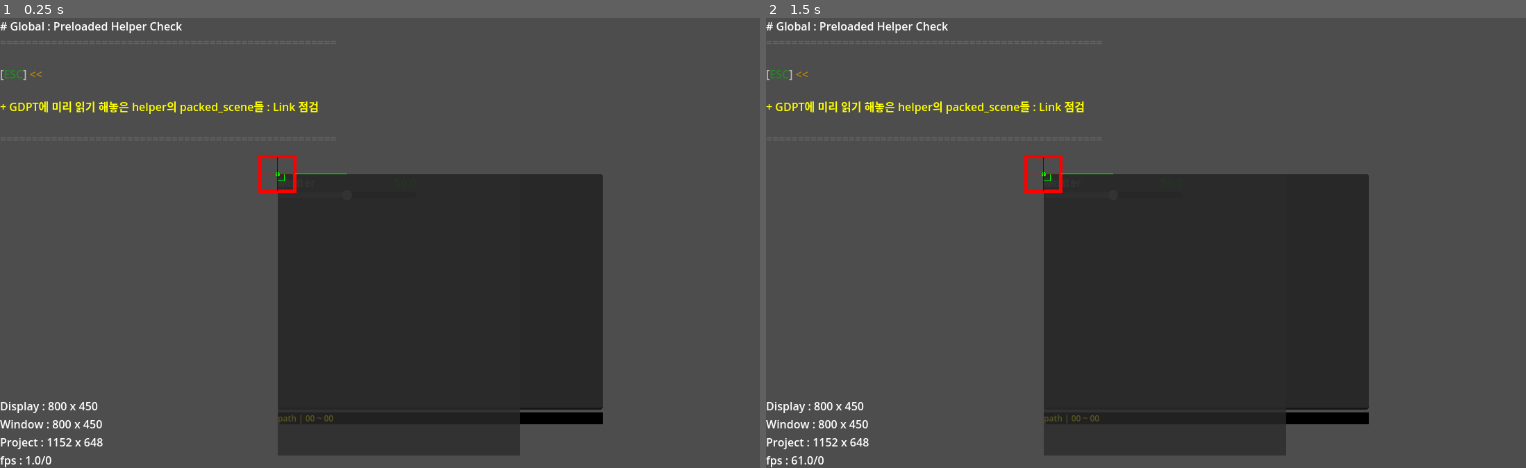
Above: before the commit, frames 1-2 (left to right).
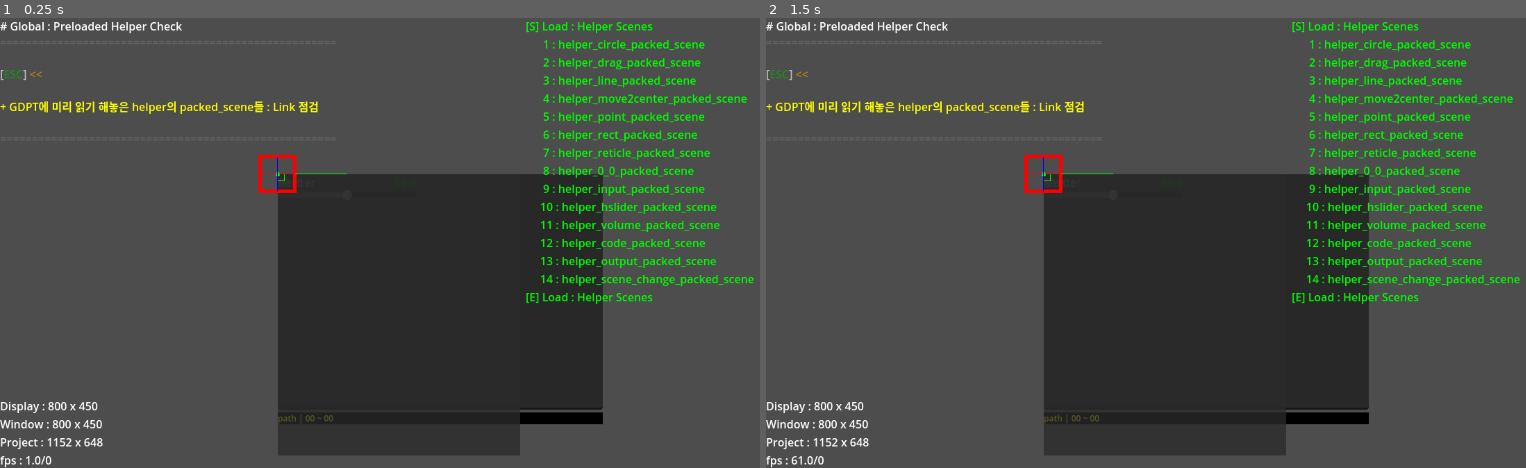
Above: after the commit, the same moments.

Repository: R2Road/godot_play_tool
Game: Godot game, scene res://test_gdpt/test_gdpt___global.tscn
Same seed, same stepped clock (60 frames per second), same inputs: the game is played once before the commit and once after it. This scene is started directly instead of the project's main scene.
Inputs (mouse positions are in pixels of both pictures, inside the frame that each line leads up to):
- Up to frame 1 (0.25 s): no input
- Up to frame 2 (1.5 s): tap Enter at 0.5 s; move the mouse to (1343, 220) at 0.52 s; hold D 0.53-1.25 s; tap 1 at 0.6 s; click (1343, 220) at 0.67 s; tap Space at 0.77 s; tap 2 at 0.8 s; drag from (1009, 265) to (1123, 333) at 1.27 s

The runs differ from the first frame. In frame 1, 3.3% of the frame differs, in the area x 69-100%, y 0-64%; in frame 2, 3.3%.
Error in both runs: Assertion failed. (res://addons/godot_play_tool/gdpt_global.gd:75)

Commit message:
update scene : test_gdpt___global

Diff:
--- a/project/test_gdpt/test_gdpt___global.gd
+++ b/project/test_gdpt/test_gdpt___global.gd
@@ -6,9 +6,13 @@
 static func scene_name()->String:
 	return "Global : Preloaded Helper Check"
 
-
 static func scene_path()->String:
 	return super.scene_path()
+
+
+
+### Export #######################################################
+@export var label : Label
 
 
 
@@ -37,16 +41,14 @@
 	var constant_map : Dictionary = GDPT.get_script().get_script_constant_map().duplicate()
 	var packed_scene_count : int = 0
 
-	print( "[S] Load : Helper Scenes" )
-
+	label.text += "[S] Load : Helper Scenes\n"
 	for constant_name : String in constant_map:
 		if -1 == constant_name.find( "packed_scene" ):
 			continue
 
 		packed_scene_count += 1
-		print( "\t%2d : %s" % [packed_scene_count, constant_name] )
+		label.text += ( "     %2d : %s\n" % [packed_scene_count, constant_name] )
 
 		var packed_scene = constant_map[constant_name]
 		root.add_child( packed_scene.instantiate() )
-
-	print( "[E] Load : Helper Scenes" )
+	label.text += "[E] Load : Helper Scenes"
--- a/project/test_gdpt/test_gdpt___global.tscn
+++ b/project/test_gdpt/test_gdpt___global.tscn
@@ -2,5 +2,18 @@
 
 [ext_resource type="Script" uid="uid://doahm8fsgmwl3" path="res://test_gdpt/test_gdpt___global.gd" id="1_dnm6g"]
 
-[node name="test_gdpt___global" type="Node2D"]
+[node name="test_gdpt___global" type="Node2D" node_paths=PackedStringArray("label")]
 script = ExtResource("1_dnm6g")
+label = NodePath("CanvasLayer/Label")
+
+[node name="CanvasLayer" type="CanvasLayer" parent="."]
+
+[node name="Label" type="Label" parent="CanvasLayer"]
+anchors_preset = 11
+anchor_left = 1.0
+anchor_right = 1.0
+anchor_bottom = 1.0
+offset_left = -395.0
+grow_horizontal = 0
+grow_vertical = 2
+theme_override_colors/font_color = Color(0, 1, 0, 1)
